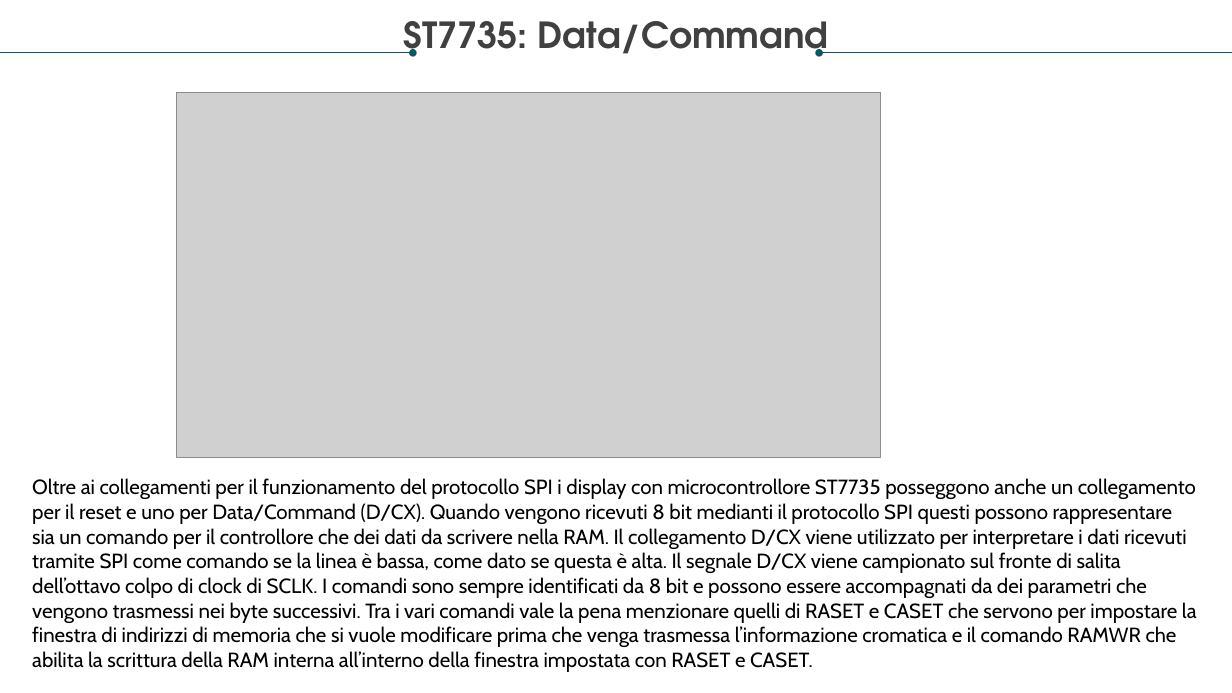
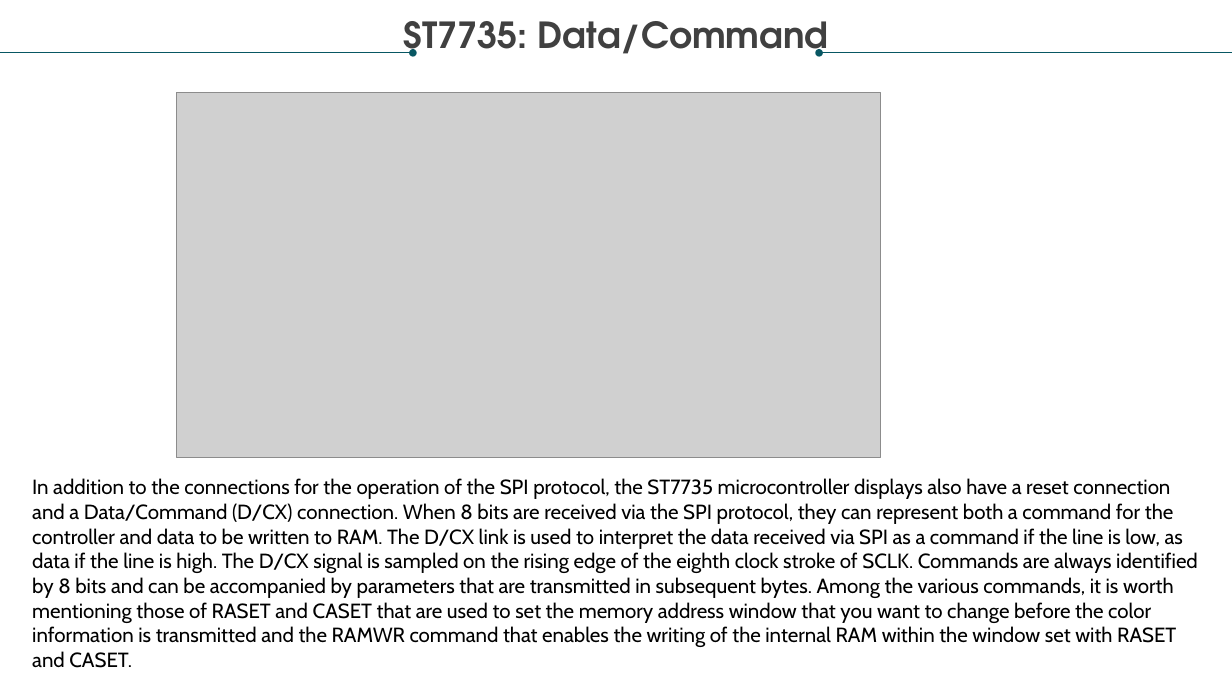
Before and after one commit to RaffaLinux/RaffaLinux.github.io, a slide deck: slide 12 of AndroidMote.pptx. Drawn at 1232x693 pixels with LibreOffice and Linux fonts; fonts in the diff are those of the drawing; grey boxes stand for pictures. Boxes give left, top, right and bottom in pixels: in the first picture for what was removed or moved away, otherwise in the second. Text is boxed around its words. In the diff, an @@ line names an element or a change of style, - is before the commit and + after.

```diff
--- a/AndroidMote.pptx
+++ b/AndroidMote.pptx
@@ text at box(32, 478, 1198, 668): text changed @@
-Oltre ai collegamenti per il funzionamento del protocollo SPI i display con microcontrollore ST7735 posseggono anche un collegamento per il reset e uno per Data/Command (D/CX). Quando vengono ricevuti 8 bit medianti il protocollo SPI questi possono rappresentare sia un comando per il controllore che dei dati da scrivere nella RAM. Il collegamento D/CX viene utilizzato per interpretare i dati ricevuti tramite SPI come comando se la linea è bassa, come dato se questa è alta. Il segnale D/CX viene campionato sul fronte di salita dell’ottavo colpo di clock di SCLK. I comandi sono sempre identificati da 8 bit e possono essere accompagnati da dei parametri che vengono trasmessi nei byte successivi. Tra i vari comandi vale la pena menzionare quelli di RASET e CASET che servono per impostare la finestra di indirizzi di memoria che si vuole modificare prima che venga trasmessa l’informazione cromatica e il comando RAMWR che abilita la scrittura della RAM interna all’interno della finestra impostata con RASET e CASET.
+In addition to the connections for the operation of the SPI protocol, the ST7735 microcontroller displays also have a reset connection and a Data/Command (D/CX) connection. When 8 bits are received via the SPI protocol, they can represent both a command for the controller and data to be written to RAM. The D/CX link is used to interpret the data received via SPI as a command if the line is low, as data if the line is high. The D/CX signal is sampled on the rising edge of the eighth clock stroke of SCLK. Commands are always identified by 8 bits and can be accompanied by parameters that are transmitted in subsequent bytes. Among the various commands, it is worth mentioning those of RASET and CASET that are used to set the memory address window that you want to change before the color information is transmitted and the RAMWR command that enables the writing of the internal RAM within the window set with RASET and CASET.
```
Also in this commit, not shown: 15 other slides changed, 3 slides added, 3 slides removed.
